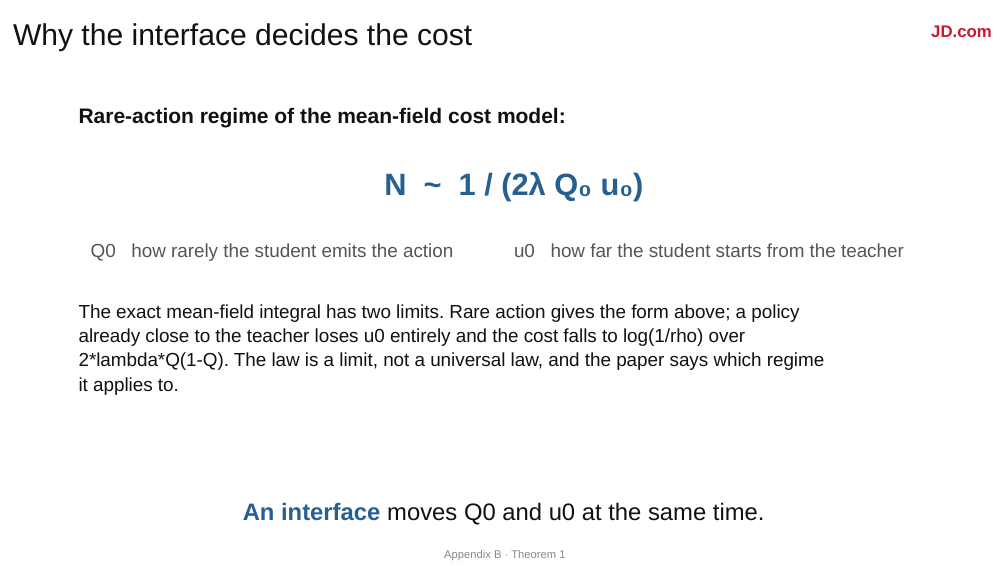
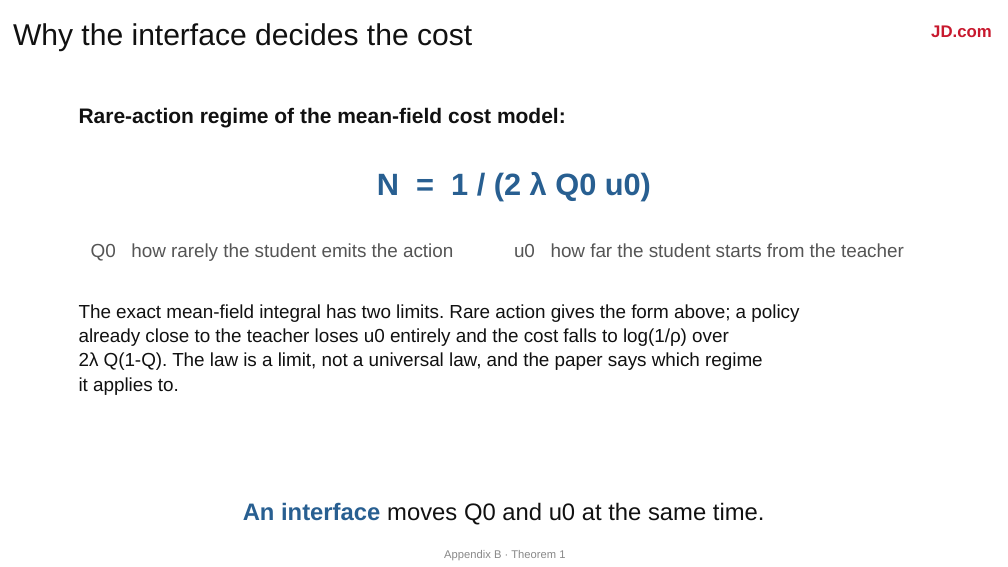
Before and after one commit to liruiluo/agentmemorygym-v2, a slide deck: slide 14 of assets/slides/campii-slides.pptx. Drawn at 1008x567 pixels with LibreOffice and Linux fonts; fonts in the diff are those of the drawing. Boxes give left, top, right and bottom in pixels: in the first picture for what was removed or moved away, otherwise in the second. Text is boxed around its words. In the diff, an @@ line names an element or a change of style, - is before the commit and + after.

```diff
--- a/assets/slides/campii-slides.pptx
+++ b/assets/slides/campii-slides.pptx
@@ text at [377, 172, 651, 200]: text changed @@
-N ~ 1 / (2λ Q₀ u₀)
+N = 1 / (2 λ Q0 u0)
@@ text at [79, 328, 763, 370]: text changed @@
-already close to the teacher loses u0 entirely and the cost falls to log(1/rho) over
-2*lambda*Q(1-Q). The law is a limit, not a universal law, and the paper says which regime
+already close to the teacher loses u0 entirely and the cost falls to log(1/ρ) over
+2λ Q(1-Q). The law is a limit, not a universal law, and the paper says which regime
```
Also in this commit, not shown: 2 other slides changed, 2 other files.
